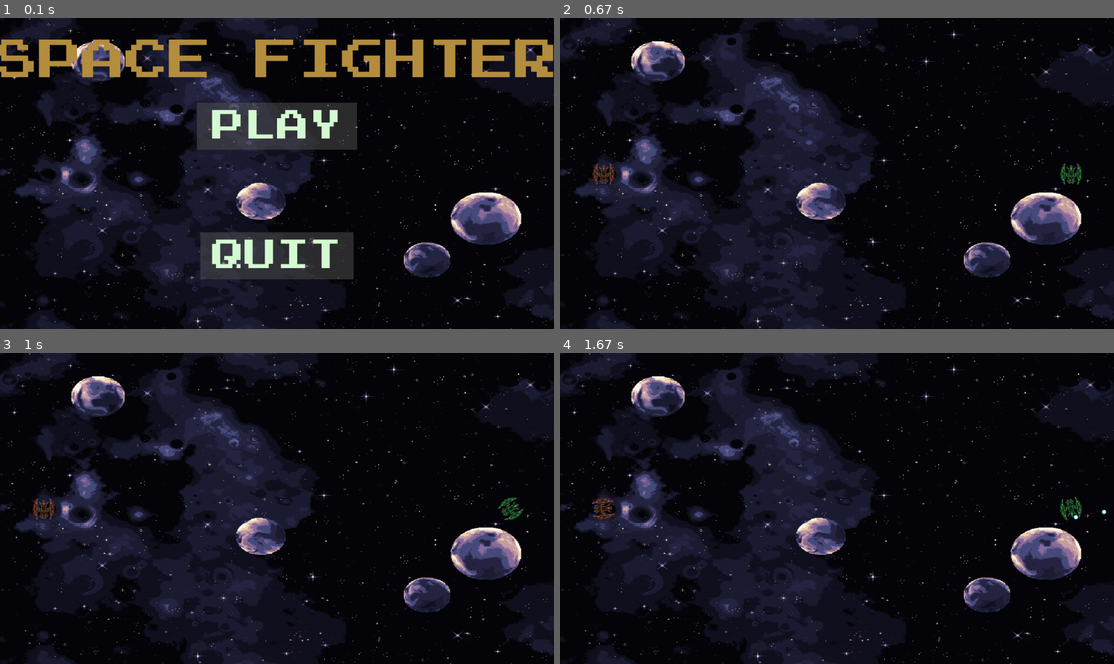
Above: before the commit, frames 1-4 (two rows, left to right).
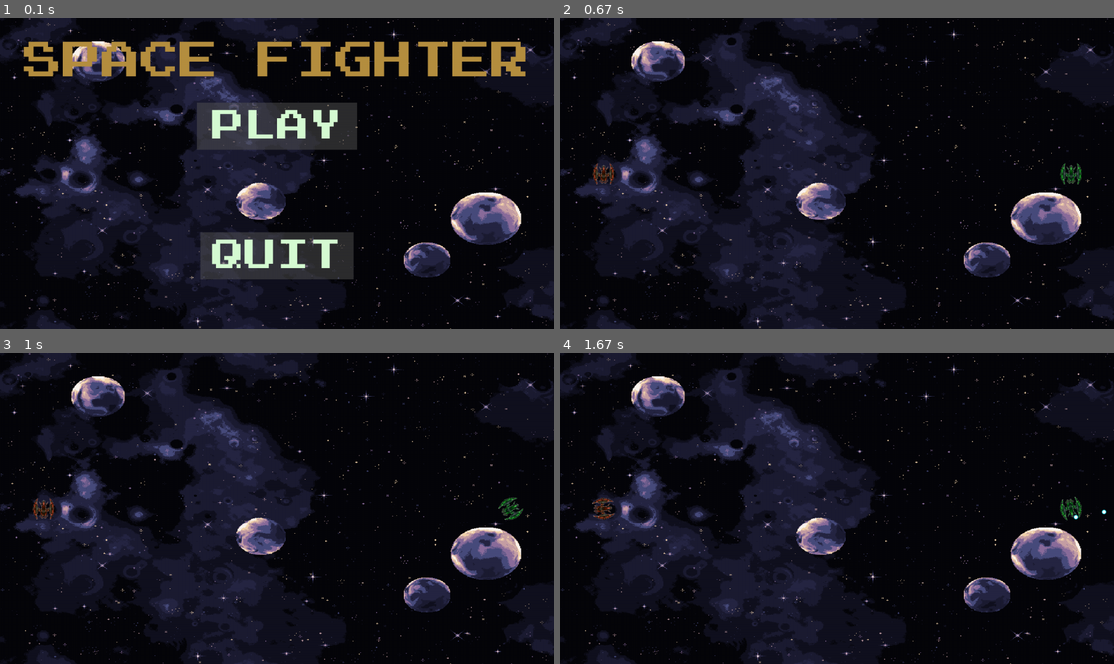
Above: after the commit, the same moments.

Repository: TomSa99/SpaceFighter
Game: pygame game, started from space_fighter/__main__.py
Two runs of this game, one before a commit and one after it. Both use one fixed random seed, a clock stepped at 60 frames per second and the inputs below.
Inputs (mouse positions are in pixels of both pictures, inside the frame that each line leads up to):
- Up to frame 1 (0.1 s): no input
- Up to frame 2 (0.67 s): click "PLAY" at 0.38 s
- Up to frame 3 (1 s): hold R from 0.67 s (still down); hold Right from 0.67 s (still down); move the mouse to (254, 520) at 0.7 s
- Up to frame 4 (1.67 s): release R at 1.13 s; release Right at 1.13 s; hold Right 1.17-1.63 s; hold D 1.17-1.63 s; tap Space at 1.23, 1.53 s

The runs differ from the first frame. In frame 1, 6.2% of the frame differs, in the area x 0-100%, y 6-20%; in frame 2, nothing differs; in frame 3, nothing differs; in frame 4, nothing differs.

Commit message:
ADD restart button

Diff:
--- a/space_fighter/game2.py
+++ b/space_fighter/game2.py
@@ -1,8 +1,9 @@
-import pygame, sys
+import pygame
+import sys
 
+from button import Button
 from models2 import Spaceship, Spaceship2
 from utils2 import load_sprite, print_text
-from button import Button
 
 
 class SpaceFighter:
@@ -37,6 +38,8 @@
                     event.type == pygame.KEYDOWN and event.key == pygame.K_ESCAPE
             ):
                 quit()
+            elif event.type == pygame.KEYDOWN and event.key == pygame.K_r:
+                main()
 
             elif (
                     self.spaceship
@@ -75,7 +78,6 @@
                 self.spaceship2.accelerate()
             elif is_key_pressed[pygame.K_s]:
                 self.spaceship2.deaccelerate()
-
     def get_game_objects(self):
         game_objects = [*self.bullets, *self.bullets2]
 
@@ -158,7 +160,7 @@
 
         MENU_MOUSE_POS = pygame.mouse.get_pos()
 
-        MENU_TEXT = get_font(100).render("SPACE FIGHTER", True, "#b68f40")
+        MENU_TEXT = get_font(90).render("SPACE FIGHTER", True, "#b68f40")
         MENU_RECT = MENU_TEXT.get_rect(center=(640, 100))
 
         PLAY_BUTTON = Button(image=pygame.image.load("assets/sprites/play_rect.png"), pos=(640, 250),
Not shown, changed: README.md
